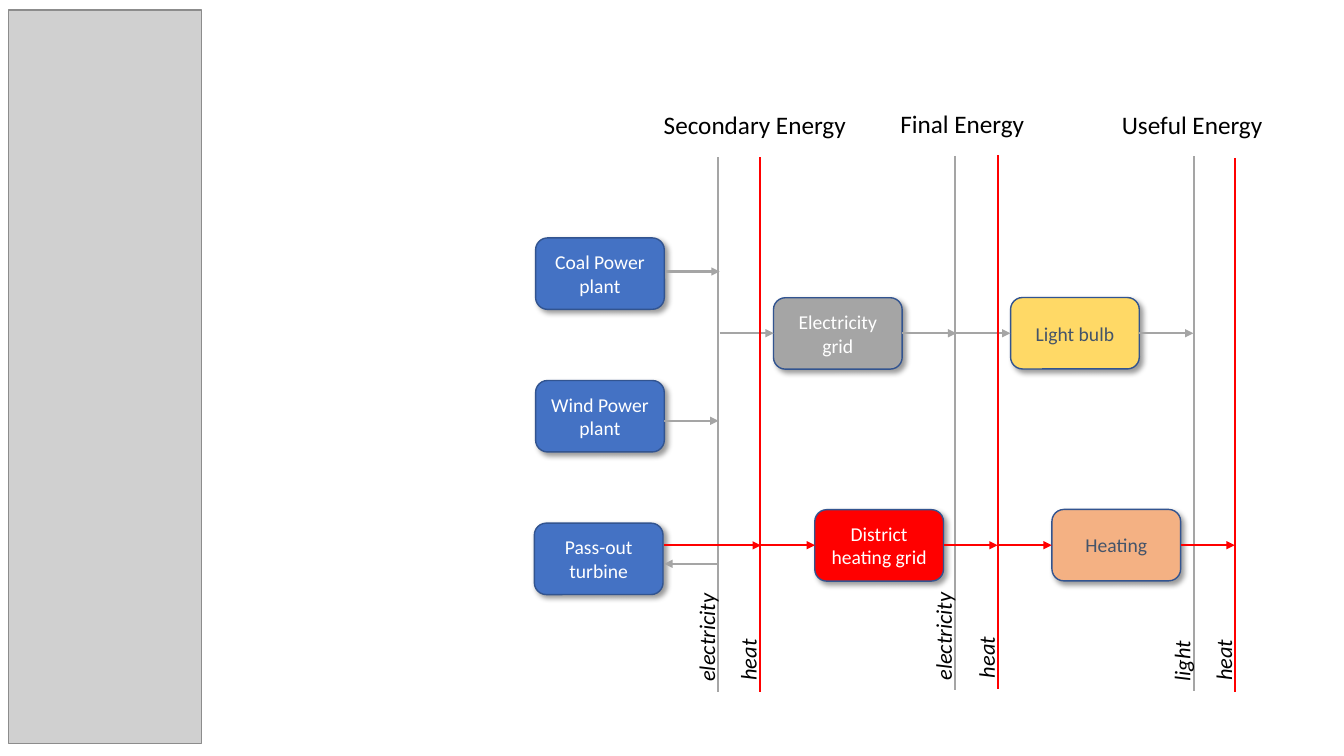
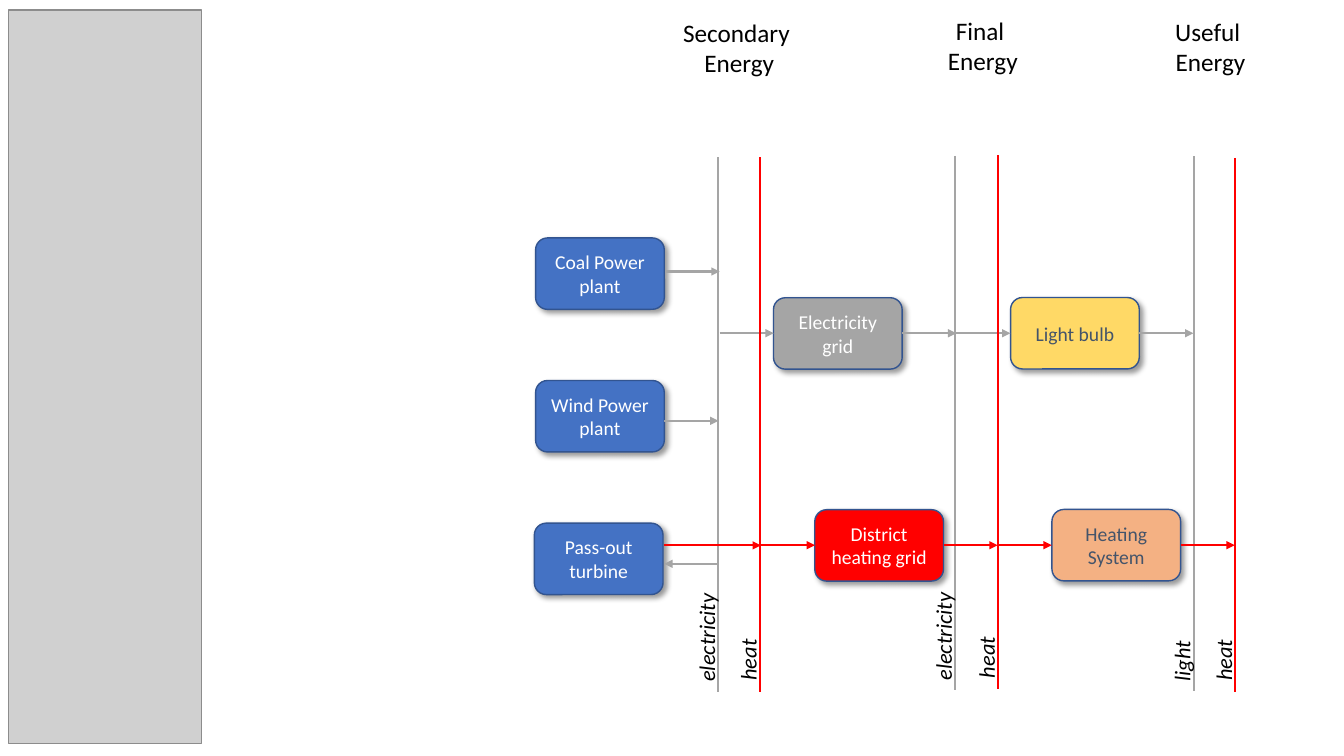
Before and after one commit to iiasa/message_ix, a slide deck: slide 6 of tutorial/westeros/_static/westeros_res.pptx. Drawn at 1344x756 pixels with LibreOffice and Linux fonts; fonts in the diff are those of the drawing; grey boxes stand for pictures. Boxes give left, top, right and bottom in pixels: in the first picture for what was removed or moved away, otherwise in the second. Text is boxed around its words. In the diff, an @@ line names an element or a change of style, - is before the commit and + after.

```diff
--- a/tutorial/westeros/_static/westeros_res.pptx
+++ b/tutorial/westeros/_static/westeros_res.pptx
@@ text at <box>683,24,790,77</box>: text changed @@
-Secondary Energy
+Secondary
+Energy
@@ text at <box>948,22,1018,75</box>: text changed @@
-Final Energy
+Final
+Energy
@@ text at <box>1175,23,1246,76</box>: text changed @@
-Useful Energy
+Useful
+Energy
@@ text in rounded rectangle at <box>1085,527,1147,567</box>: text changed @@
-Heating
+Heating System
```
Also in this commit, not shown: 5 other slides changed, 2 other files.
